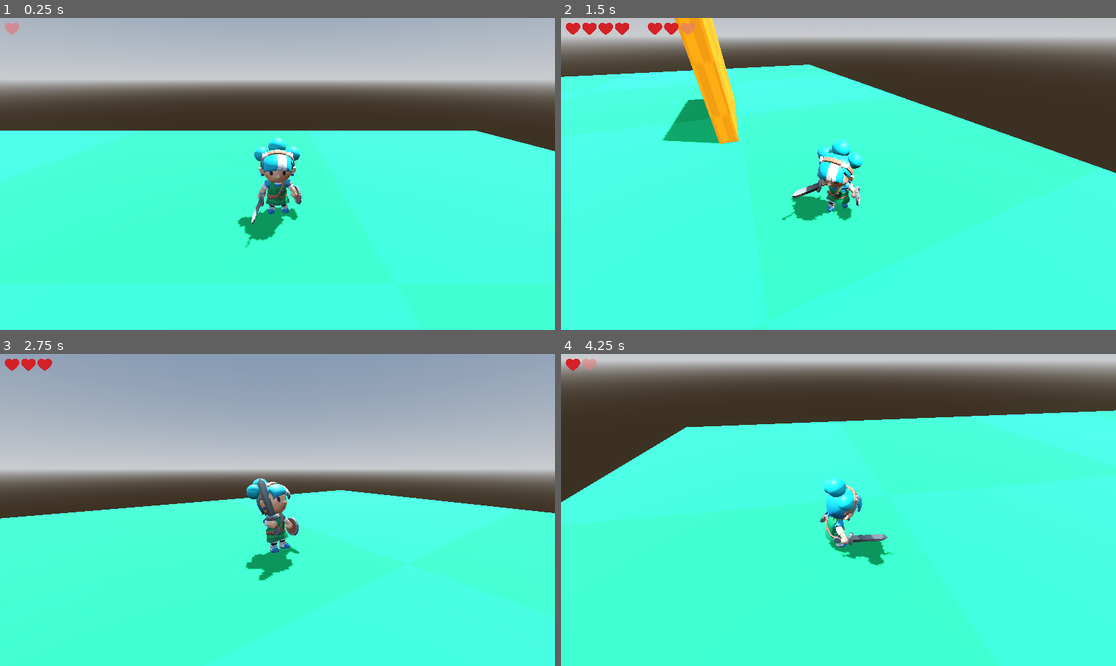
Above: before the commit, frames 1-4 (two rows, left to right).
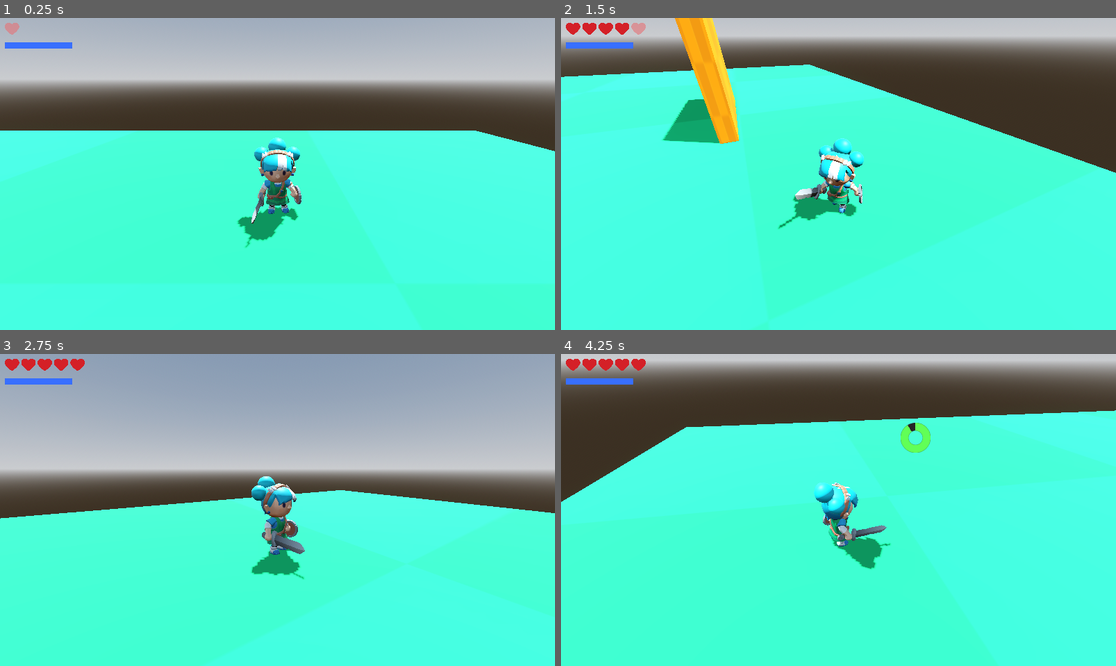
Above: after the commit, the same moments.

Repository: Swaraj-1925/zelda
Game: Godot game, scene res://scenes/entities/level/level.tscn
Two runs of this game, one before a commit and one after it. Both use one fixed random seed, a clock stepped at 60 frames per second and the inputs below.
Inputs (mouse positions are in pixels of both pictures, inside the frame that each line leads up to):
- Up to frame 1 (0.25 s): no input
- Up to frame 2 (1.5 s): tap Enter (ui_accept) at 0.5, 0.77, 1.07 s; move the mouse to (960, 158) at 0.52 s; tap 1 (1) at 0.6 s; tap D (D) at 0.8, 1.35 s; move the mouse to (727, 189) at 1.27 s; hold Shift (Left Shift) from 1.28 s (still down)
- Up to frame 3 (2.75 s): tap Enter (ui_accept) at 1.52, 1.82 s; click (166, 525) at 1.55 s; move the mouse to (333, 441) at 2.02 s; release Shift (Left Shift) at 2.03 s; click (333, 441) at 2.1 s; tap S (S) at 2.3 s
- Up to frame 4 (4.25 s): move the mouse to (810, 572) at 2.77 s; tap S (S) at 2.85 s; tap Enter (ui_accept) at 3.02, 3.32, 3.77, 3.8, 4.07 s; tap Space (Space) at 3.05, 3.6 s; move the mouse to (1005, 556) at 3.52 s; hold Shift (Left Shift) from 3.53 s (still down)

The runs differ from the first frame. In frame 1, 0.2% of the frame differs, in the area x 0-14%, y 7-10%; in frame 2, 1.9%; in frame 3, 2.0%; in frame 4, 2.4%, in the area x 0-100%, y 1-70%.

Commit message:
Added: energy bar, stamina bar, game end logic

Diff:
--- a/scenes/entities/player/player.gd
+++ b/scenes/entities/player/player.gd
@@ -31,6 +31,23 @@
 	set(value):
 		ui.update_heart(value, value - health)
 		health = value
+		if health <= 0:
+			get_tree().quit()
+
+var energy = 100:
+	set(value):
+		energy = clamp(value,0,100)
+		ui.update_energy(energy)
+
+var stamina = 100:
+	set(value):
+		ui.update_stamina(stamina, value)
+		if stamina == 100 and value < 100:
+			ui.change_stamina_alpha(1.0)
+		if value == 100:
+			ui.change_stamina_alpha(0.0)
+		stamina = clamp(value,0,100)
+
 
 signal cast_spell(type:String, pos: Vector3, direction: Vector2, size: float)
 
@@ -55,8 +72,6 @@
 	move_logic(delta)
 	jump_logic(delta)
 	ability_logic()
-	if Input.is_action_just_pressed('ui_accept'):
-		hit()
 	move_and_slide()
 
 func move_logic(delta: float):
@@ -90,8 +105,9 @@
 func jump_logic(delta: float):
 	# this if statment make sure that no jump allowed when in the air can be modifed to be used for something like double jump
 	if is_on_floor():
-		if Input.is_action_just_pressed("Space"):
+		if Input.is_action_just_pressed("Space") and stamina >= 20:
 			velocity.y = -jump_velocity
+			stamina -= 20
 	else:
 		# play animation if player is falling
 		skin.set_state_machine('Jump_Idle' )
@@ -104,8 +120,10 @@
 		if weapon_active:
 			skin.attack()
 		else:
-			skin.cast_spell()
-			stop_movement(0.3, 0.3)
+			if energy >= 20:
+				skin.cast_spell()
+				stop_movement(0.3, 0.3)
+				energy -= 20
 	defend = Input.is_action_pressed('RMB')
 
 	if Input.is_action_just_pressed("Scroll Up") and not skin.attacking:
@@ -137,3 +155,11 @@
 	var tween = create_tween()
 	tween.tween_property(self, "speed_modifer", 0.0, start_duration) # In 0.3 seconds, speed goes from 1.0 → 0.0
 	tween.tween_property(self, "speed_modifer", 1.0, end_duration)	 # In 0.8 seconds, speed goes from 0.0 → 1.0
+
+
+func _on_energy_recovery_timer_timeout() -> void:
+	energy += 1
+
+
+func _on_stamina_recover_timer_timeout() -> void:
+	stamina += 1
--- a/scenes/entities/player/player.tscn
+++ b/scenes/entities/player/player.tscn
@@ -30,3 +30,14 @@
 [node name="InvulTimer" type="Timer" parent="Timers" unique_id=835577488]
 wait_time = 0.8
 one_shot = true
+
+[node name="EnergyRecoveryTimer" type="Timer" parent="Timers" unique_id=766932493]
+wait_time = 0.2
+autostart = true
+
+[node name="StaminaRecoverTimer" type="Timer" parent="Timers" unique_id=1425092114]
+wait_time = 0.1
+autostart = true
+
+[connection signal="timeout" from="Timers/EnergyRecoveryTimer" to="." method="_on_energy_recovery_timer_timeout"]
+[connection signal="timeout" from="Timers/StaminaRecoverTimer" to="." method="_on_stamina_recover_timer_timeout"]
--- a/scenes/entities/player/ui.gd
+++ b/scenes/entities/player/ui.gd
@@ -3,6 +3,8 @@
 
 @onready var heart_container = $Heart/MarginContainer/HBoxContainer
 @onready var spell_texture = $Spell/MarginContainer/TextureRect
+@onready var energy_bar = $EnergyBar/MarginContainer/TextureProgressBar
+@onready var stamina_bar = $StaminaBar/CenterContainer/MarginContainer/TextureProgressBar
 
 var heart_sence: PackedScene = preload("res://scenes/entities/player/heart.tscn")
 var fire_texture = preload("res://graphics/ui/fire.png")
@@ -39,3 +41,21 @@
 		spell_texture.texture = fire_texture
 	if current_spells == spells.HEAL:
 		spell_texture.texture = heal_texture
+
+func update_energy(value: int):
+	energy_bar.value = value
+
+func update_stamina(current: int, target: int):
+	var tween = create_tween()
+	tween.tween_method(_change_stamina, current, target, 0.25)
+
+
+func _change_stamina(value: int):
+	stamina_bar.value = value
+
+func change_stamina_alpha(value:float):
+	var tween = create_tween()
+	tween.tween_method(_change_stamina_alpha, 1.0 - value, value, 0.25)
+
+func _change_stamina_alpha(value: float):
+	stamina_bar.modulate.a = value
--- a/scenes/entities/player/ui.tscn
+++ b/scenes/entities/player/ui.tscn
@@ -2,6 +2,8 @@
 
 [ext_resource type="Script" uid="uid://d35tve8jft8ug" path="res://scenes/entities/player/ui.gd" id="1_t1uvp"]
 [ext_resource type="Texture2D" uid="uid://3vh0pug1ilge" path="res://graphics/ui/fire.png" id="2_rgxe2"]
+[ext_resource type="Texture2D" uid="uid://gi44t0kmhjr8" path="res://graphics/ui/bar_color.png" id="3_4r2x4"]
+[ext_resource type="Texture2D" uid="uid://ca408dm1c5imy" path="res://graphics/ui/circle.png" id="4_uoosy"]
 
 [node name="UI" type="Control" unique_id=1633406177]
 layout_mode = 3
@@ -49,3 +51,54 @@
 texture = ExtResource("2_rgxe2")
 expand_mode = 2
 stretch_mode = 4
+
+[node name="EnergyBar" type="Control" parent="." unique_id=1002410657]
+anchors_preset = 0
+offset_right = 40.0
+offset_bottom = 40.0
+
+[node name="MarginContainer" type="MarginContainer" parent="EnergyBar" unique_id=1224399608]
+layout_mode = 0
+offset_right = 40.0
+offset_bottom = 40.0
+theme_override_constants/margin_left = 10
+theme_override_constants/margin_top = 50
+
+[node name="TextureProgressBar" type="TextureProgressBar" parent="EnergyBar/MarginContainer" unique_id=1528480876]
+layout_mode = 2
+value = 100.0
+texture_under = ExtResource("3_4r2x4")
+texture_progress = ExtResource("3_4r2x4")
+tint_under = Color(0.16078432, 0.16078432, 0.16078432, 1)
+tint_progress = Color(0.21960784, 0.43529412, 1, 1)
+
+[node name="StaminaBar" type="Control" parent="." unique_id=1599629655]
+layout_mode = 1
+anchors_preset = 15
+anchor_right = 1.0
+anchor_bottom = 1.0
+grow_horizontal = 2
+grow_vertical = 2
+
+[node name="CenterContainer" type="CenterContainer" parent="StaminaBar" unique_id=360433957]
+layout_mode = 1
+anchors_preset = 15
+anchor_right = 1.0
+anchor_bottom = 1.0
+grow_horizontal = 2
+grow_vertical = 2
+
+[node name="MarginContainer" type="MarginContainer" parent="StaminaBar/CenterContainer" unique_id=716541391]
+layout_mode = 2
+theme_override_constants/margin_left = 320
+theme_override_constants/margin_bottom = 300
+
+[node name="TextureProgressBar" type="TextureProgressBar" parent="StaminaBar/CenterContainer/MarginContainer" unique_id=1424141828]
+modulate = Color(1, 1, 1, 0)
+layout_mode = 2
+value = 100.0
+fill_mode = 4
+texture_under = ExtResource("4_uoosy")
+texture_progress = ExtResource("4_uoosy")
+tint_under = Color(0.14901961, 0.14901961, 0.14901961, 1)
+tint_progress = Color(0.38039216, 1, 0.34117648, 1)
